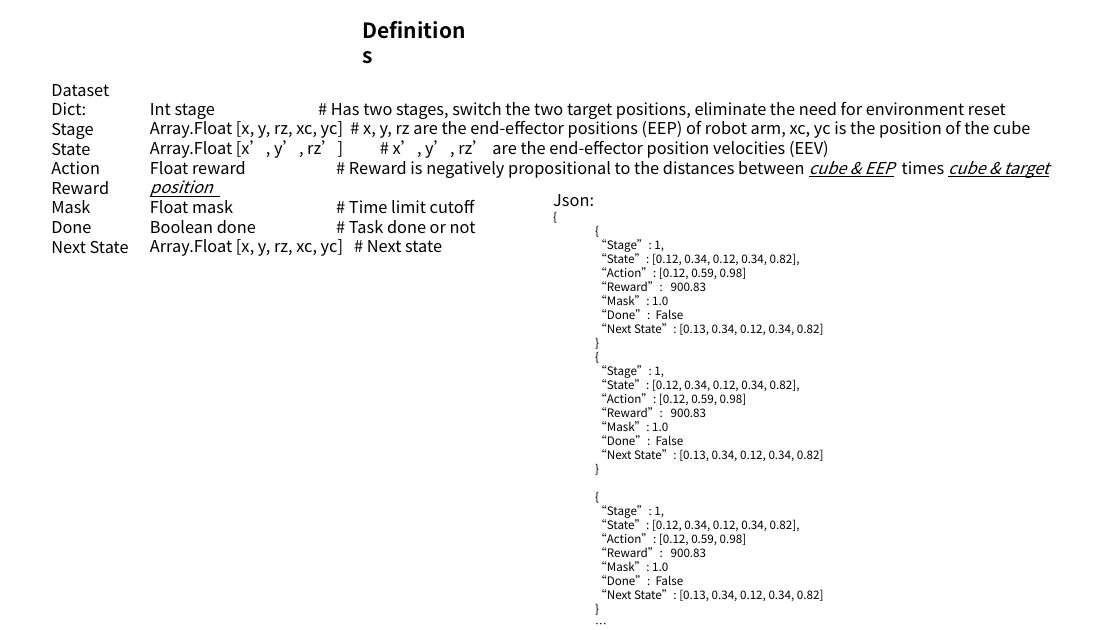
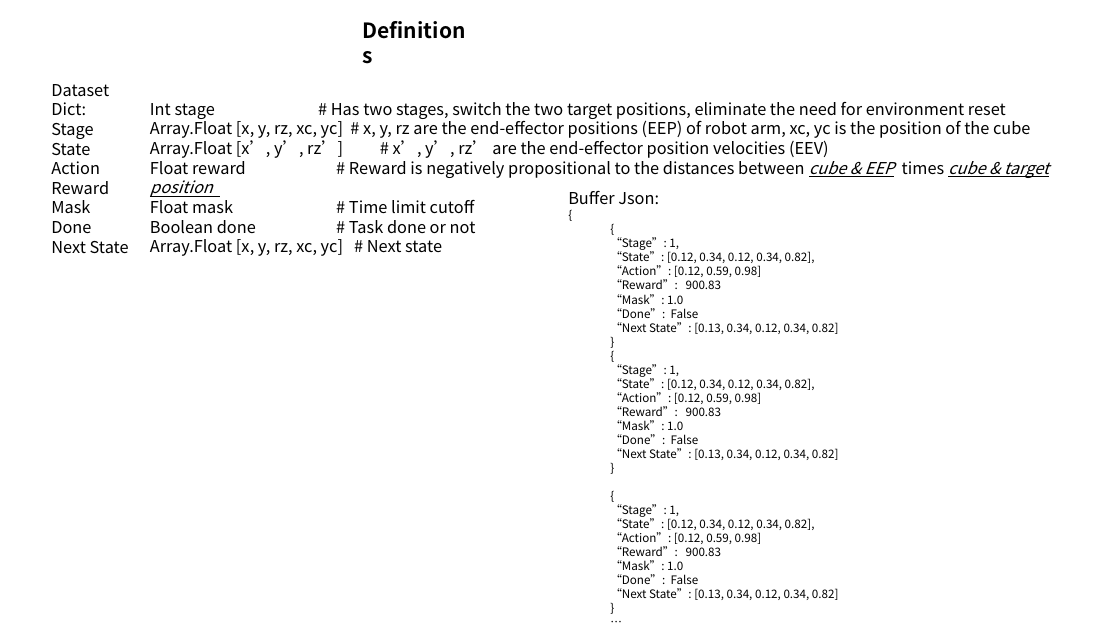
Before and after one commit to ttopeor/RLproject, a slide deck: slide 1 of rlproject/reference/FinalPresentationPPT.pptx. Drawn at 1120x630 pixels with LibreOffice and Linux fonts; fonts in the diff are those of the drawing. Boxes give left, top, right and bottom in pixels: in the first picture for what was removed or moved away, otherwise in the second. Text is boxed around its words. In the diff, an @@ line names an element or a change of style, - is before the commit and + after.

```diff
--- a/rlproject/reference/FinalPresentationPPT.pptx
+++ b/rlproject/reference/FinalPresentationPPT.pptx
@@ text "Buffer Json:": place and size @@
-text "Buffer Json:" at [553,194,824,601]
+text "Buffer Json:" at [568,191,839,600]
@@ text at [568,191,659,210]: text changed @@
-Json:
+Buffer Json:
```
Also in this commit, not shown: 4 other slides changed, 10 other files.
